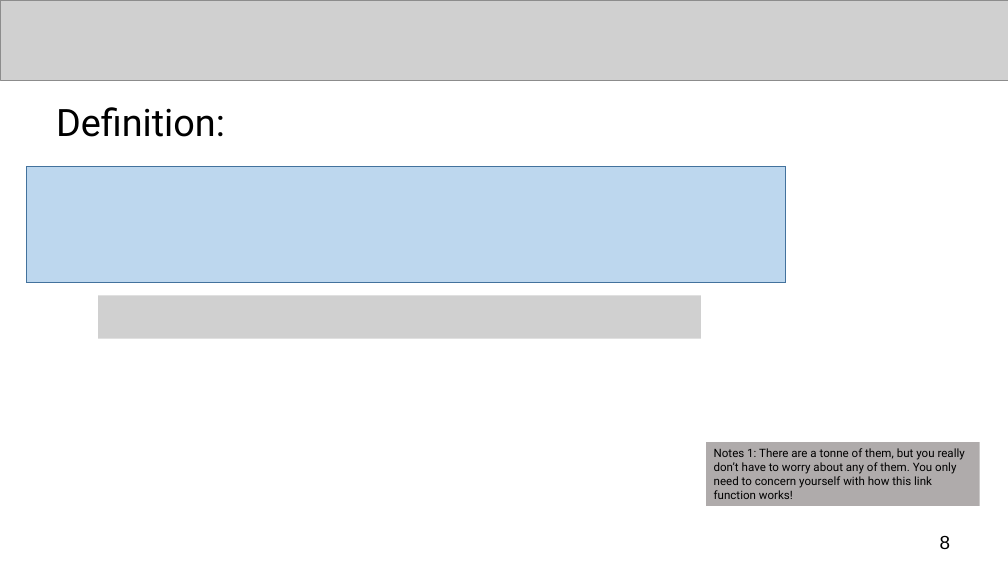
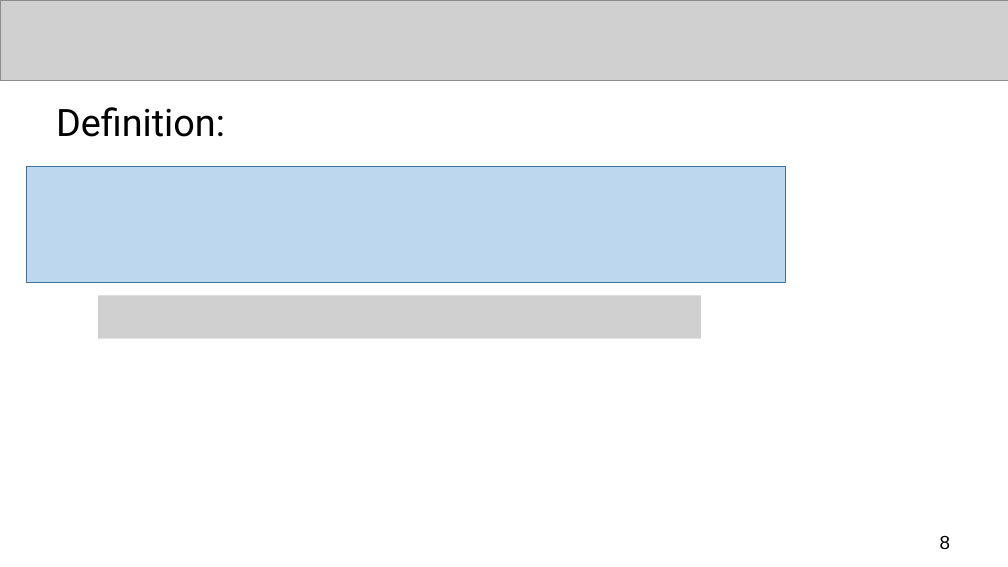
Before and after one commit to UCLPG-MSC-SGDS/GEOG0125, a slide deck: slide 8 of Lecture_notes_ppt/GEOG0125 Week 2 Lecture - Bayesian GLMs.pptx. Drawn at 1008x567 pixels with LibreOffice and Linux fonts; fonts in the diff are those of the drawing; grey boxes stand for pictures. Boxes give left, top, right and bottom in pixels: in the first picture for what was removed or moved away, otherwise in the second. Text is boxed around its words. In the diff, an @@ line names an element or a change of style, - is before the commit and + after.

```diff
--- a/Lecture_notes_ppt/GEOG0125 Week 2 Lecture - Bayesian GLMs.pptx
+++ b/Lecture_notes_ppt/GEOG0125 Week 2 Lecture - Bayesian GLMs.pptx
@@ rectangle removed at box(706, 442, 980, 506) @@
-Notes 1: There are a tonne of them, but you really don’t have to worry about any of them. You only need to concern yourself with how this link function works!
```
Also in this commit, not shown: 16 other slides changed, 1 slide added, 7 other files.
